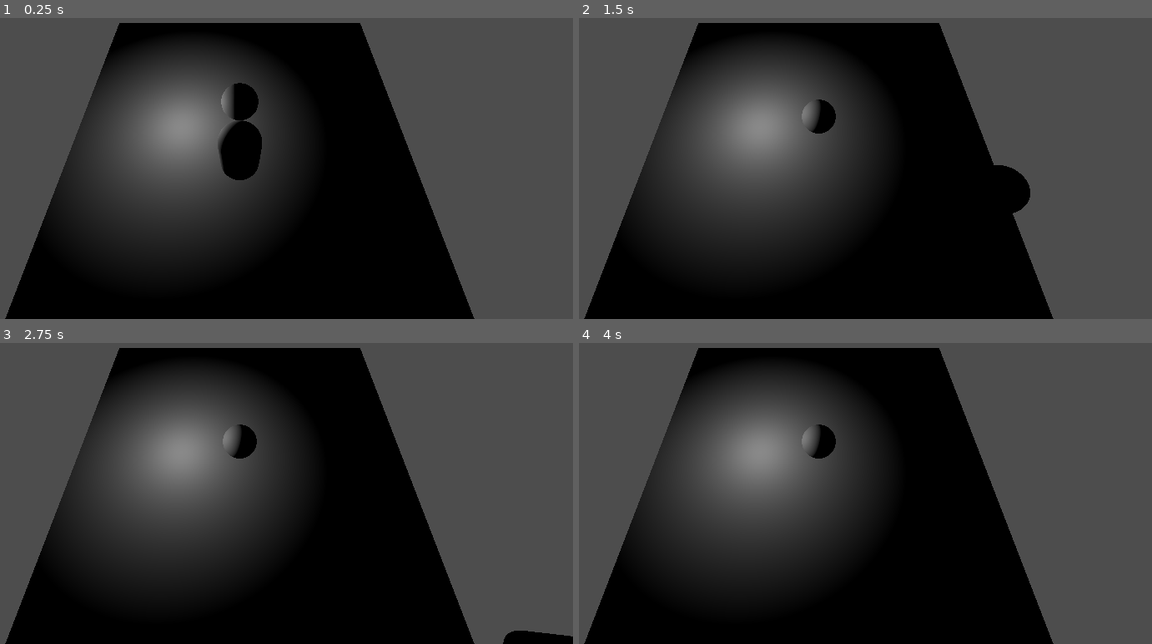
Above: before the commit, frames 1-4 (two rows, left to right).
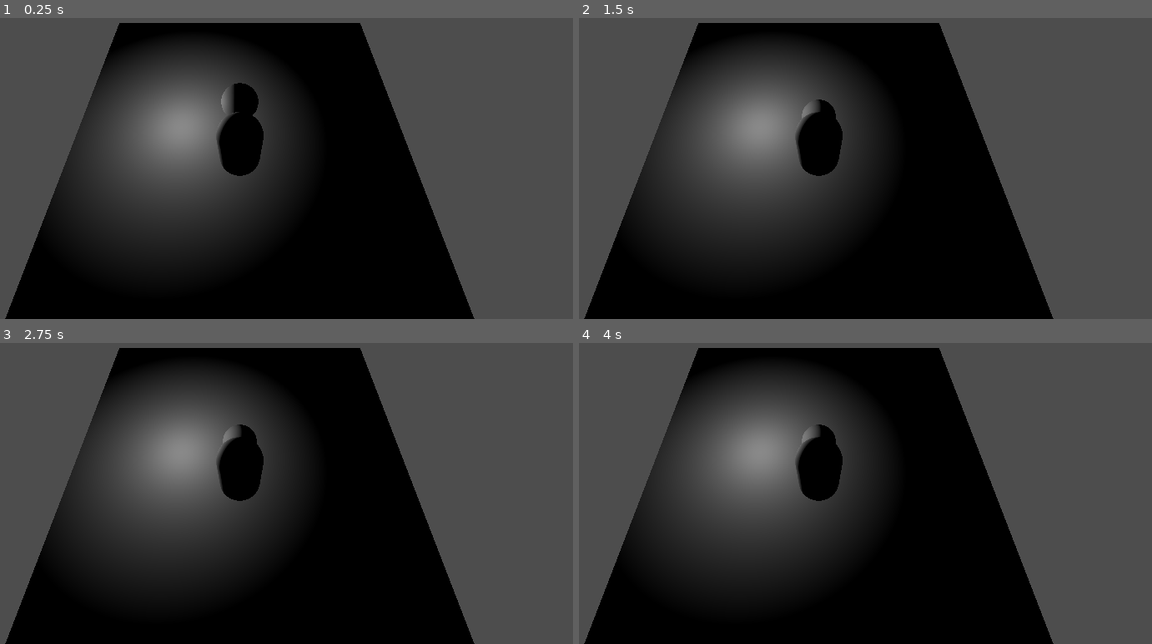
Above: after the commit, the same moments.

Repository: phil-shenk/clown-delivery-game
Game: Godot game, scene res://main.tscn
Two runs of this game, one before a commit and one after it. Both use one fixed random seed, a clock stepped at 60 frames per second and the inputs below.
Inputs:
- Up to frame 1 (0.25 s): no input
- Up to frame 2 (1.5 s): tap Enter (ui_accept) at 0.5, 0.77 s; hold Right (ui_right) 0.53-1.28 s; hold Down (ui_down) from 1.28 s (still down)
- Up to frame 3 (2.75 s): tap Enter (ui_accept) at 1.52 s; release Down (ui_down) at 2.03 s; hold Right (ui_right) from 2.03 s (still down)
- Up to frame 4 (4 s): release Right (ui_right) at 2.78 s; hold Up (ui_up) 2.78-3.53 s; tap Enter (ui_accept) at 3.02, 3.5, 3.77 s; hold Left (ui_left) from 3.53 s (still down)

The runs differ from the first frame. In frame 1, 0.3% of the frame differs, in the area x 37-46%, y 31-54%; in frame 2, 1.8%, in the area x 37-79%, y 31-65%; in frame 3, 1.6%; in frame 4, 1.2%.
Error after the commit: Parse Error: Expected indented block after "if" block. (res://Player.gd:60)

Commit message:
Update Player.gd
start new movement on player.gd

Diff:
--- a/Player.gd
+++ b/Player.gd
@@ -6,6 +6,15 @@
 
 # Get the gravity from the project settings to be synced with RigidBody nodes.
 var gravity = ProjectSettings.get_setting("physics/3d/default_gravity")
+
+var input_dir = Vector3.ZERO
+var direction = Vector3.ZERO
+var move_rot: float = 0
+
+#TO-DO: add controllable camera script
+@onready var camera
+
+var horizontal_velocity: Vector3 = Vector3.ZERO
 
 
 func _physics_process(delta):
@@ -19,8 +28,8 @@
 
 	# Get the input direction and handle the movement/deceleration.
 	# As good practice, you should replace UI actions with custom gameplay actions.
-	var input_dir = Input.get_vector("ui_left", "ui_right", "ui_up", "ui_down")
-	var direction = (transform.basis * Vector3(input_dir.x, 0, input_dir.y)).normalized()
+	input_dir = Input.get_vector("ui_left", "ui_right", "ui_up", "ui_down")
+	direction = (transform.basis * Vector3(input_dir.x, 0, input_dir.y)).normalized()
 	if direction:
 		velocity.x = direction.x * SPEED
 		velocity.z = direction.z * SPEED
@@ -29,3 +38,25 @@
 		velocity.z = move_toward(velocity.z, 0, SPEED)
 
 	move_and_slide()
+
+
+
+func set_horizontal_movement(speed, turn_speed, cam_follow_speed, acceleration, delta):
+	# get the movement direction directly from the controls node and turn it into a Vector3
+	var move_dir = direction
+	var direction = Vector3(move_dir.x, 0, move_dir.y)
+
+	# make the player move towards where the camera is facing by lerping the current movement rotation
+	# towards the camera's horizontal rotation and rotating the raw movement direction with that angle
+	move_rot = lerpf(move_rot, deg_to_rad(camera._rot_h), cam_follow_speed * delta)
+	direction = direction.rotated(Vector3.UP, move_rot)
+
+	# lerp the player's current horizontal velocity towards the horizontal velocity as determined by
+	# the input direction and the given horizontal speed
+	horizontal_velocity = lerp(horizontal_velocity, direction * speed, acceleration * delta)
+
+	# if the player has any amount of movement, lerp the player model's rotation towards the current
+	# movement direction based checked its angle towards the X+ axis checked the XZ plane
+	if move_dir != Vector2.ZERO:
+		#TO-DO: add mesh model rotation here
+		#skin.rotation.y = lerp_angle(skin.rotation.y, atan2(-direction.x, -direction.z), turn_speed * delta)
